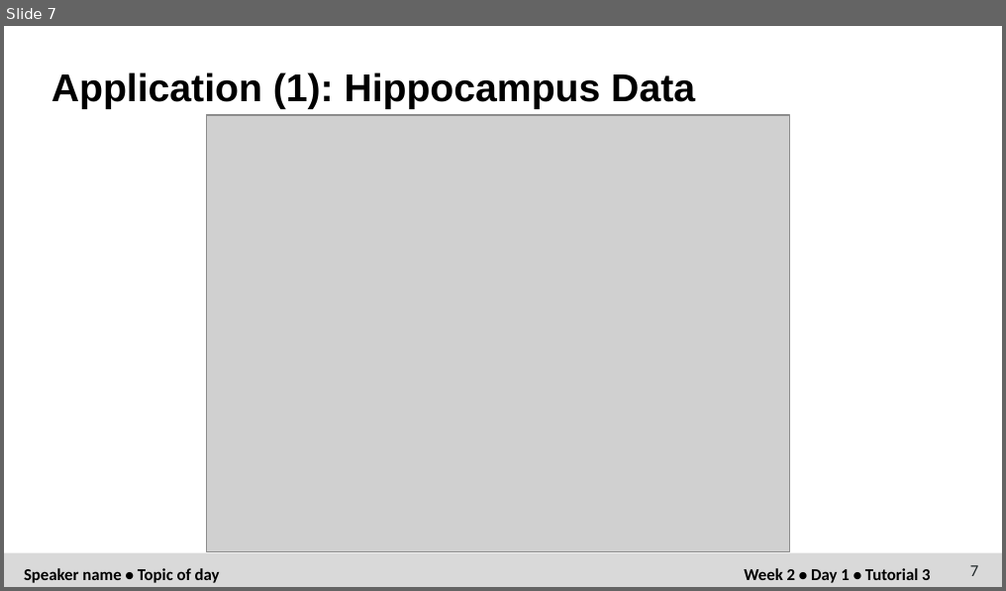
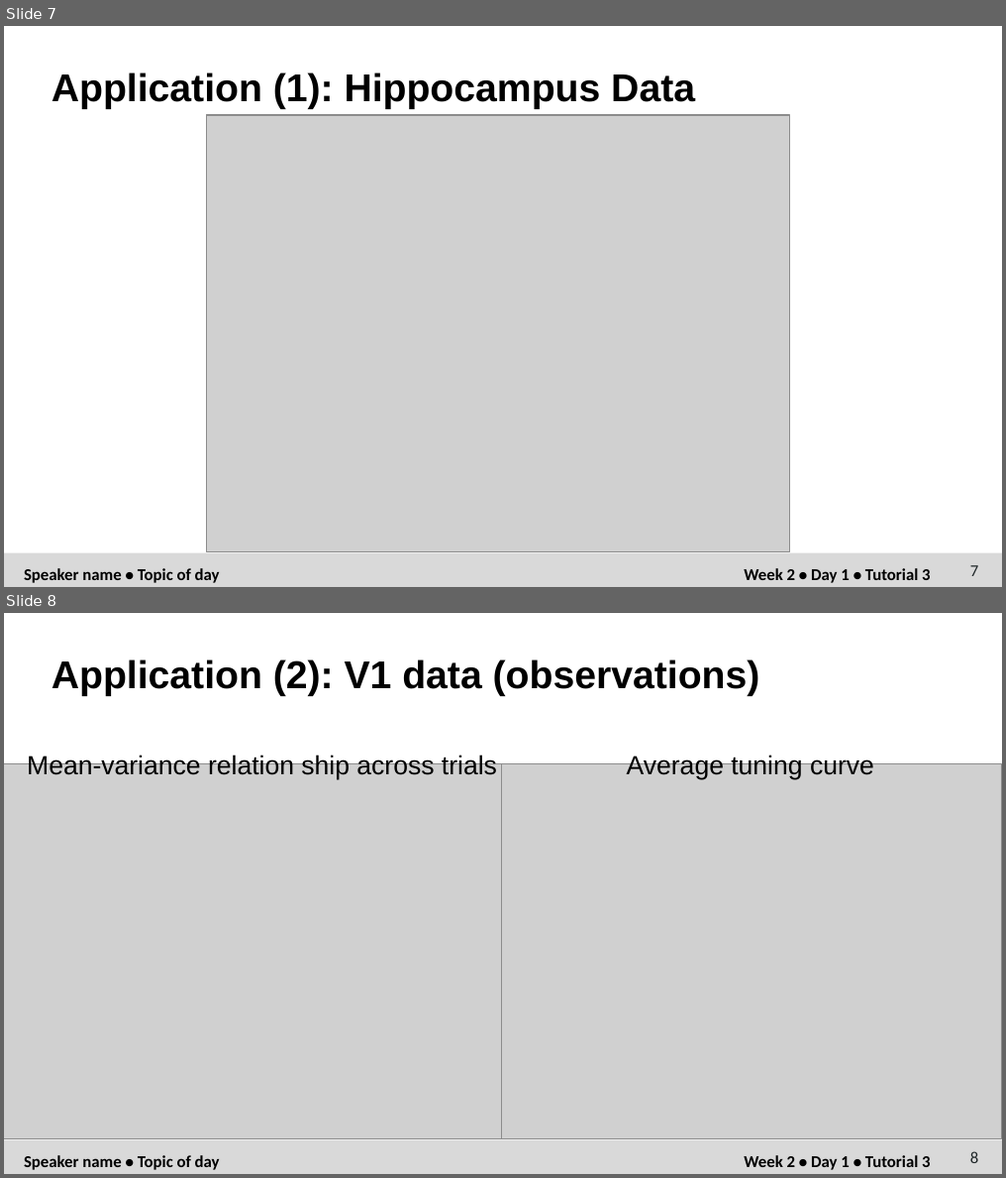
Before and after one commit to weigcdsb/COM_POISSON, a slide deck: documents/NMC/NMC4_splash_slide.pptx. Shown one above the other, each under a label of ours: slide 7 before the commit, slides 7 and 8 after it. The pictures are 1006x591 and 1006x1178 pixels, drawn with LibreOffice and Linux fonts; fonts in the diff are those of the drawing; grey boxes stand for pictures. Boxes give left, top, right and bottom in pixels: in the first picture for what was removed or moved away, otherwise in the second. Text is boxed around its words. In the diff, an @@ line names an element or a change of style, - is before the commit and + after.

```diff
--- a/documents/NMC/NMC4_splash_slide.pptx
+++ b/documents/NMC/NMC4_splash_slide.pptx
@@ slide 8 added at [4, 613, 1002, 1174], background #FFFFFF; not listed: 3 template elements that a slide beside it also shows @@
@@ text added at [52, 660, 760, 696], 28 pt, text #000000, bold @@
+Application (2): V1 data (observations)
@@ text added at [27, 754, 497, 779], 19 pt, text #000000 @@
+Mean-variance relation ship across trials
@@ text added at [627, 754, 874, 779], 19 pt, text #000000 @@
+Average tuning curve
@@ picture added at [4, 764, 504, 1140] @@
@@ picture added at [502, 764, 1002, 1140] @@
@@ page number added at [970, 1152, 978, 1163], 12 pt, text #202729 @@
+8
```
Also in this commit, not shown: 2 slides changed.
